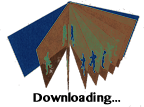
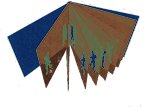
The second 144 x 107 image is a revision of the first. Changes to its layers:
painted on "Downloading..." over [33, 92, 121, 105]
